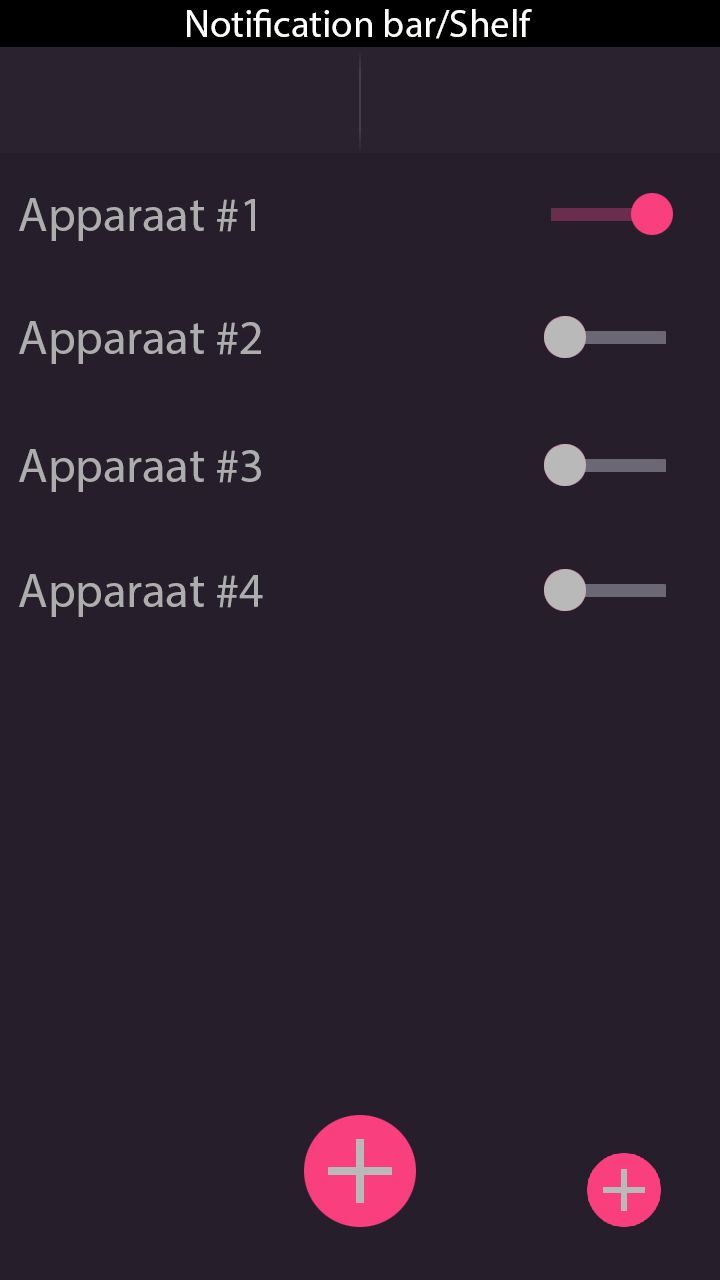
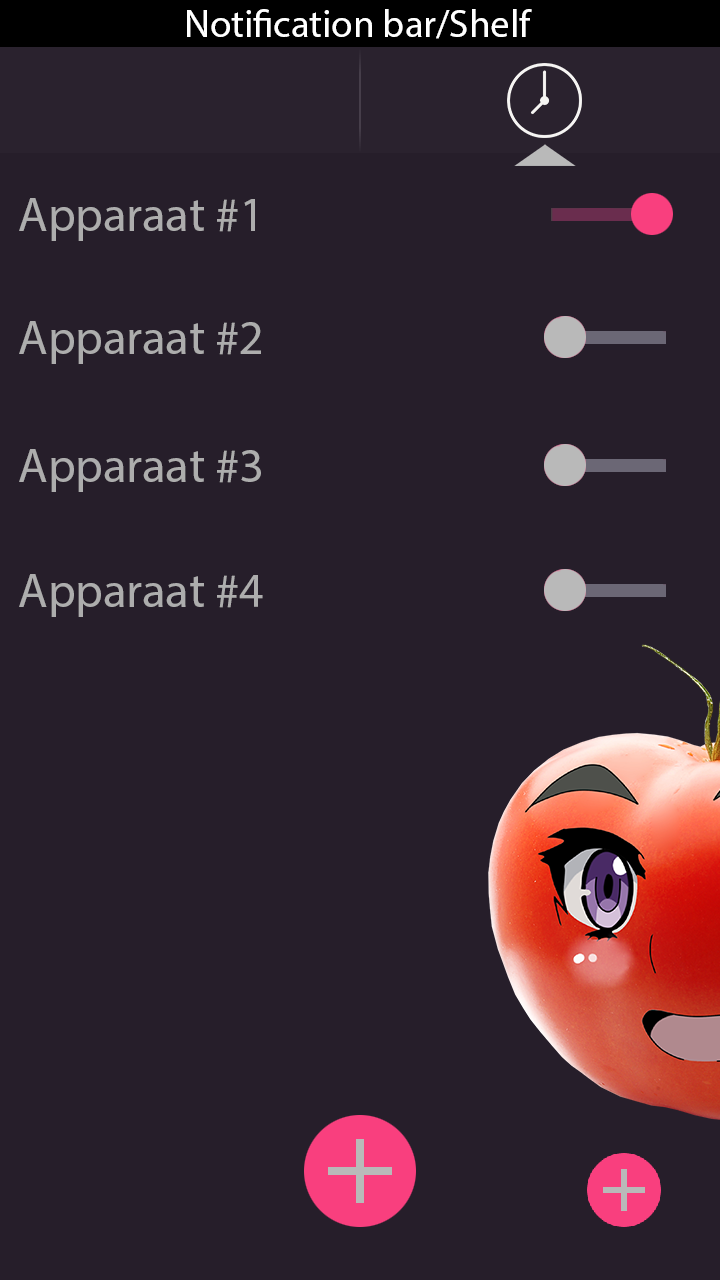
Revision of a layered w=720, h=1280 image; what changed, layer by layer:
added layer "Layer 12" in group "Design" over (x1=488, y1=644, x2=720, y2=1120)
added layer "Layer 11" in group "Design" over (x1=514, y1=144, x2=576, y2=166)
added layer "Layer 10" in group "Design" over (x1=507, y1=63, x2=582, y2=138)
added group "background" with 6 layers in group "Design" over (x1=488, y1=63, x2=720, y2=1120)
moved "Layer 9" into group "background" over (x1=488, y1=63, x2=720, y2=1120)
moved "Tabs" into group "background" over (x1=507, y1=63, x2=582, y2=153)
moved "Main" into group "background" over (x1=488, y1=63, x2=720, y2=1120)
